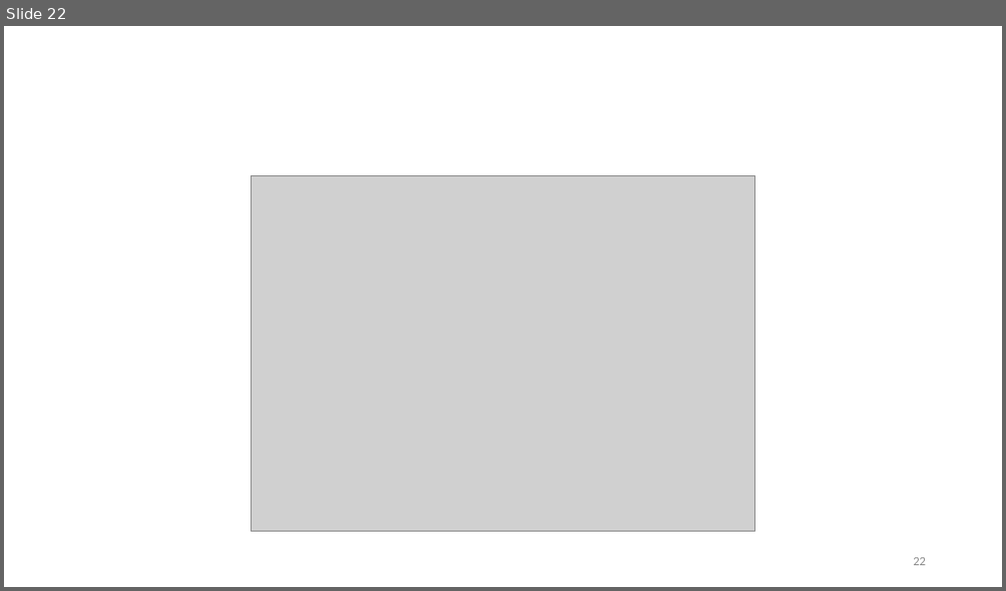
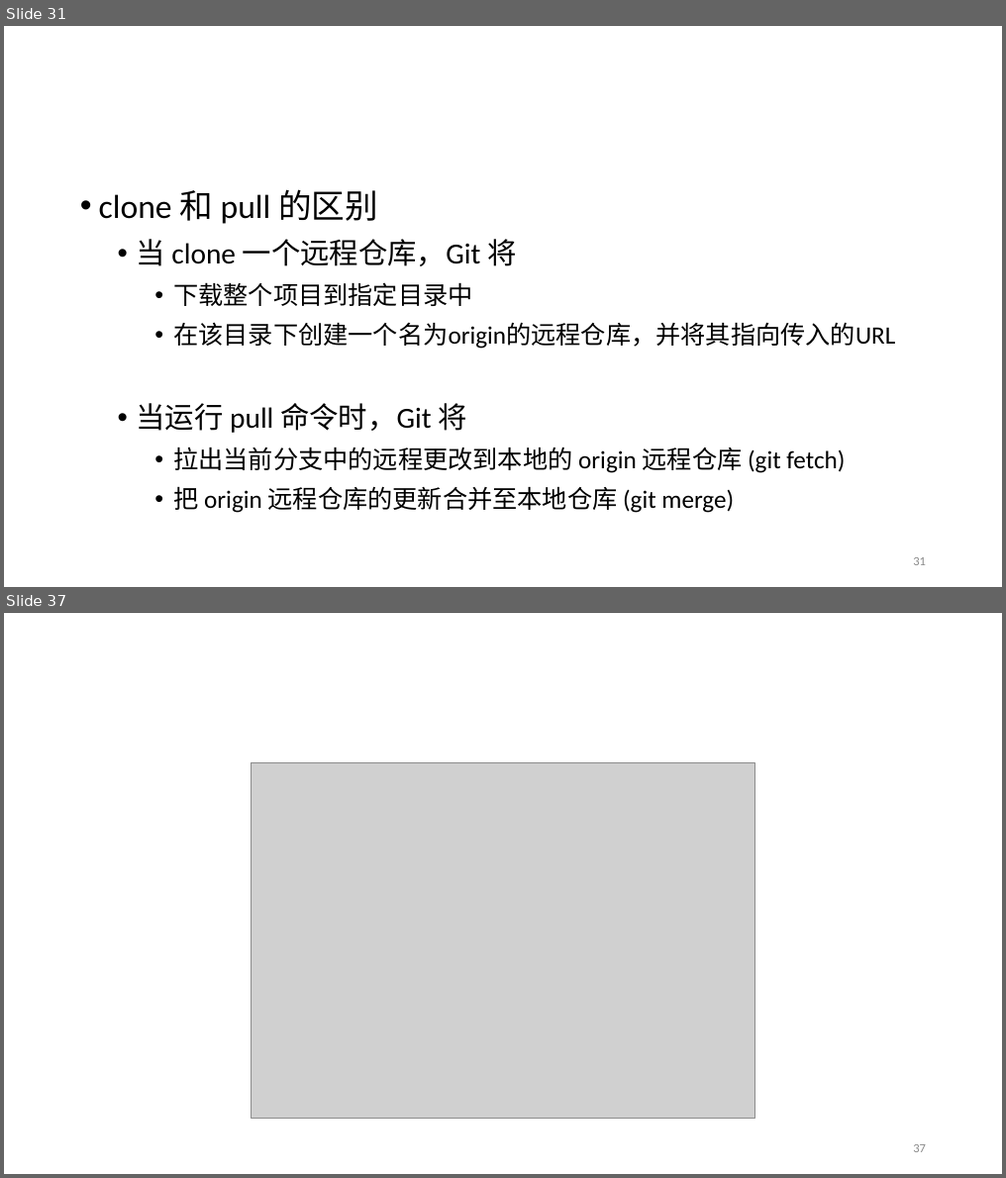
Before and after one commit to fantasysee/Git4Beginners_ICAIS, a slide deck: Git_Tutorial_ICAIS.pptx. Shown one above the other, each under a label of ours: slide 22 before the commit, slides 31 and 37 after it; the slides between them are not shown. The pictures are 1006x591 and 1006x1178 pixels, drawn with LibreOffice and Linux fonts; fonts in the diff are those of the drawing; grey boxes stand for pictures; background and template pictures are left out. Boxes give left, top, right and bottom in pixels: in the first picture for what was removed or moved away, otherwise in the second. Text is boxed around its words. In the diff, an @@ line names an element or a change of style, - is before the commit and + after.

```diff
--- a/Git_Tutorial_ICAIS.pptx
+++ b/Git_Tutorial_ICAIS.pptx
@@ slide 31 added at [4,26,1002,587], background #FFFFFF @@
@@ text added at [99,189,895,513], 24 pt, text #000000 @@
+• clone 和 pull 的区别
+  • 当 clone 一个远程仓库，Git 将
+    • 下载整个项目到指定目录中
+    • 在该目录下创建一个名为origin的远程仓库，并将其指向传入的URL
+  • 当运行 pull 命令时，Git 将
+    • 拉出当前分支中的远程更改到本地的 origin 远程仓库 (git fetch)
+    • 把 origin 远程仓库的更新合并至本地仓库 (git merge)
@@ title added at [221,194,271,224], 32 pt, text #FFFFFF, bold @@
+Push and Pull
+To and From a Remote Repository
@@ page number added at [913,558,926,566], 12 pt, text #8C8C8C @@
+31
@@ what was slide 22 is now slide 37 @@
@@ page number at [913,1145,926,1153]: text changed @@
-22
+37
```
Also in this commit, not shown: 7 slides changed, 14 other slides added, 6 other files.
